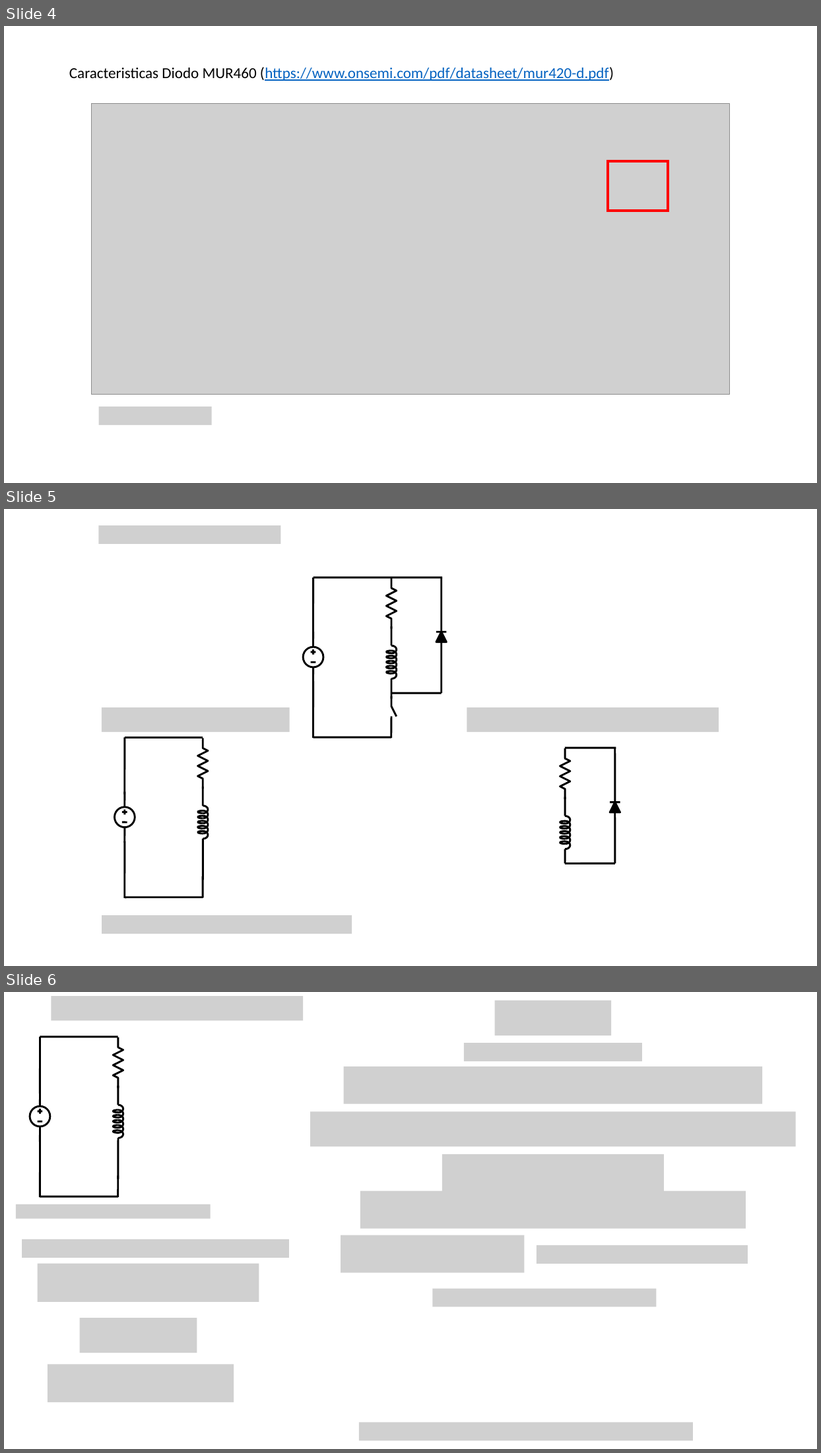
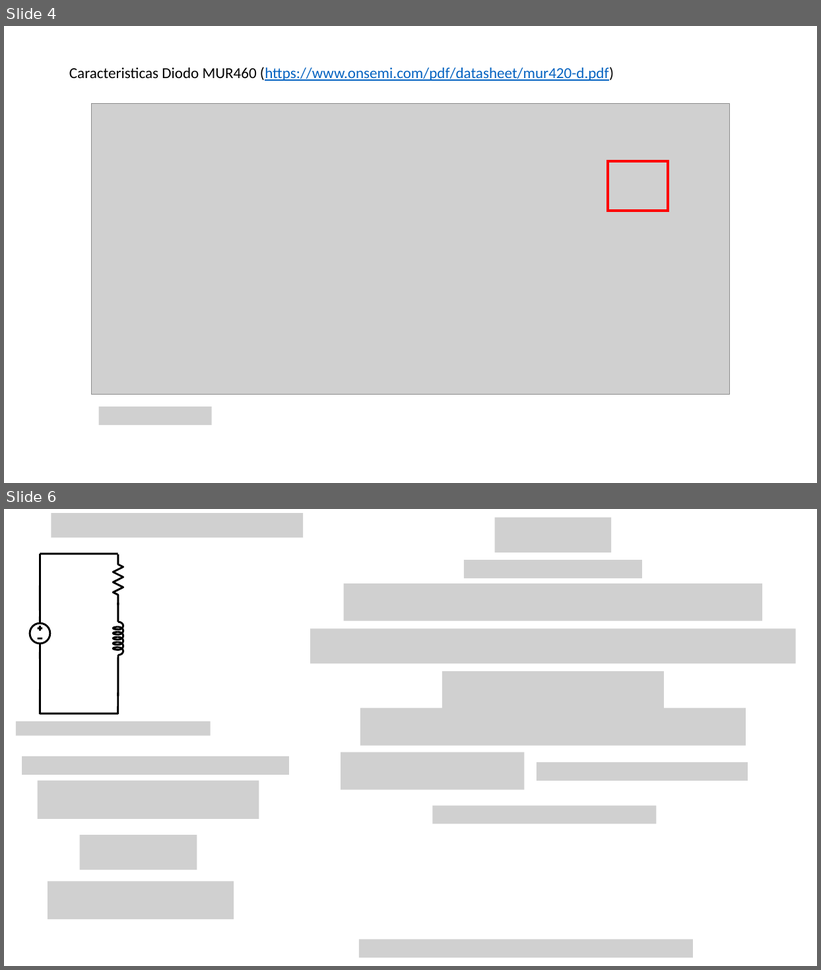
Before and after one commit to jmestanza/potencia, a slide deck: TP1/Ejercicio1/Potencia Ejercicio 1.pptx. Shown one above the other, each under a label of ours: slides 4, 5 and 6 before the commit, slides 4 and 6 after it; the slides between them are not shown. The pictures are 821x1453 and 821x970 pixels, drawn with LibreOffice and Linux fonts; fonts in the diff are those of the drawing; grey boxes stand for pictures. Boxes give left, top, right and bottom in pixels: in the first picture for what was removed or moved away, otherwise in the second. Text is boxed around its words. In the diff, an @@ line names an element or a change of style, - is before the commit and + after.

```diff
--- a/TP1/Ejercicio1/Potencia Ejercicio 1.pptx
+++ b/TP1/Ejercicio1/Potencia Ejercicio 1.pptx
@@ slide 5 removed at (4,509,817,966), background #FFFFFF @@
@@ picture removed at (98,525,281,544) @@
@@ group removed at (303,578,447,739): 16 lines, 14 freeform shapes, 1 ellipse @@
@@ picture removed at (102,708,290,732) @@
@@ picture removed at (467,708,719,732) @@
@@ line removed from (125, 795) to (125, 738) @@
@@ line removed from (203, 738) to (125, 738) @@
@@ freeform shape removed at (198,739,209,789) @@
@@ group removed at (114,792,135,843): 5 lines, 1 ellipse @@
@@ line removed from (125, 898) to (125, 842) @@
@@ group removed at (198,787,209,881): 11 freeform shapes, 2 lines @@
@@ group removed at (560,748,620,864): 13 freeform shapes, 7 lines @@
@@ line removed from (203, 877) to (203, 898) @@
@@ line removed from (203, 898) to (125, 898) @@
@@ picture removed at (102,916,352,934) @@
```
Also in this commit, not shown: 1 slide added, 13 other files.
